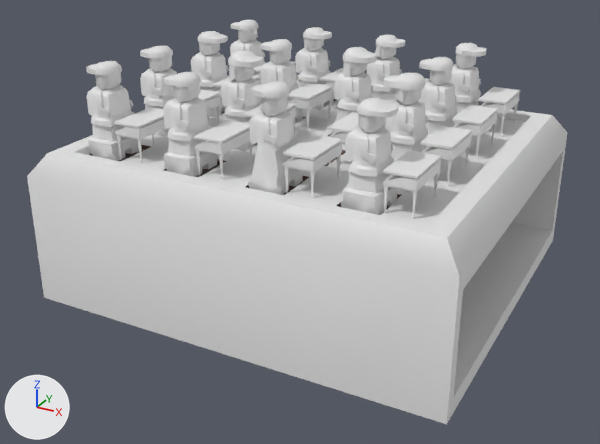
Two versions of the FBX model Assets/asset/ecole/ecole.fbx, one commit apart.
Before and after are seen from a 50 mm camera at (-1.025, -1.313, 1.273) aimed at (-1.475, -0.494, 0.863). Every picture has the same lights, and +X, +Y and +Z are marked at lower left. Where no turn or scale is listed for an object, it has been applied to the vertices.
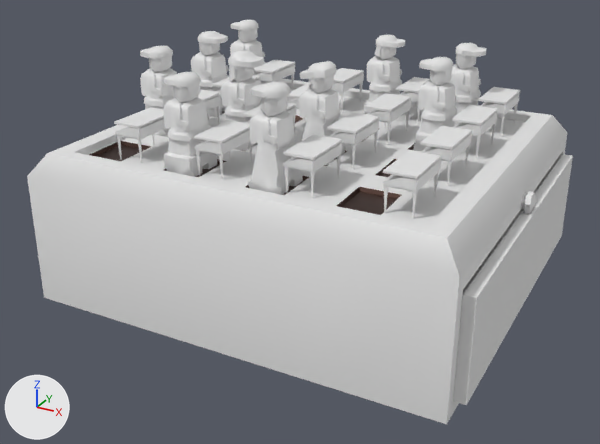
What differs and where, as boxes (x1, y1, x2, y2) in the pictures (600 x 444 px):
'Plane.016', added
    after: (453, 154, 573, 405)
'Plane.035', deleted
    before: (341, 98, 398, 215)
'Plane.037', deleted
    before: (86, 61, 139, 161)
'Plane.022', deleted
    before: (383, 72, 428, 175)
'Plane.024', added
    after: (299, 61, 346, 165)
'Plane.023', deleted
    before: (332, 47, 377, 134)
'Plane.030', deleted
    before: (295, 27, 334, 110)
'Plane.033', deleted
    before: (261, 39, 303, 123)
'Cylinder.016', added
    after: (521, 191, 537, 215)

The change, as a diff of the scene's bpy script:
```diff
--- a/Assets/asset/ecole/ecole.fbx.py
+++ b/Assets/asset/ecole/ecole.fbx.py
@@ me_plane_030 @@
+me_plane_030.from_pydata(...)  # 48 vertices, 42 faces; spans x -0.011..0.016, y -0.216..0.214, z -0.005..0.115
+me_plane_030.materials.append(mat_m_classe)  # its picture is missing
@@ me_cylinder_016 @@
+me_cylinder_016.from_pydata(...)  # 49 vertices, 48 faces; spans x -0.0197..0.0119, y -0.011..0.011, z -0.0211..0.0098
+me_cylinder_016.materials.append(mat_m_classe)  # its picture is missing
@@ me_plane_061 @@
+me_plane_061.from_pydata(...)  # 552 vertices, 542 faces; spans x -0.0249..0.0206, y -0.0273..0.0273, z 0.0148..0.1256
+me_plane_061.materials.append(mat_m_classe)  # its picture is missing
@@ ob_plane_037 @@
-ob_plane_037 = bpy.data.objects.new('Plane.037', me_plane_075)
-ob_plane_037.location = (-1.662, -0.604, 0.94)
@@ ob_plane_030 @@
-ob_plane_030 = bpy.data.objects.new('Plane.030', me_plane_068)
-ob_plane_030.location = (-1.554, -0.311, 0.94)
@@ ob_plane_033 @@
-ob_plane_033 = bpy.data.objects.new('Plane.033', me_plane_071)
-ob_plane_033.location = (-1.554, -0.402, 0.94)
@@ ob_plane_035 @@
-ob_plane_035 = bpy.data.objects.new('Plane.035', me_plane_073)
-ob_plane_035.location = (-1.335, -0.605, 0.94)
@@ ob_plane_022 @@
-ob_plane_022 = bpy.data.objects.new('Plane.022', me_plane_059)
-ob_plane_022.location = (-1.34, -0.499, 0.94)
@@ ob_plane_023 @@
-ob_plane_023 = bpy.data.objects.new('Plane.023', me_plane_060)
-ob_plane_023.location = (-1.445, -0.41, 0.94)
@@ ob_plane_016 @@
+ob_plane_016 = bpy.data.objects.new('Plane.016', me_plane_030)
+ob_plane_016.location = (-1.215, -0.456, 0.803)
@@ ob_cylinder_016 @@
+ob_cylinder_016 = bpy.data.objects.new('Cylinder.016', me_cylinder_016)
+ob_cylinder_016.location = (-1.214, -0.458, 0.93)
@@ ob_plane_024 @@
+ob_plane_024 = bpy.data.objects.new('Plane.024', me_plane_061)
+ob_plane_024.location = (-1.445, -0.499, 0.94)
```
